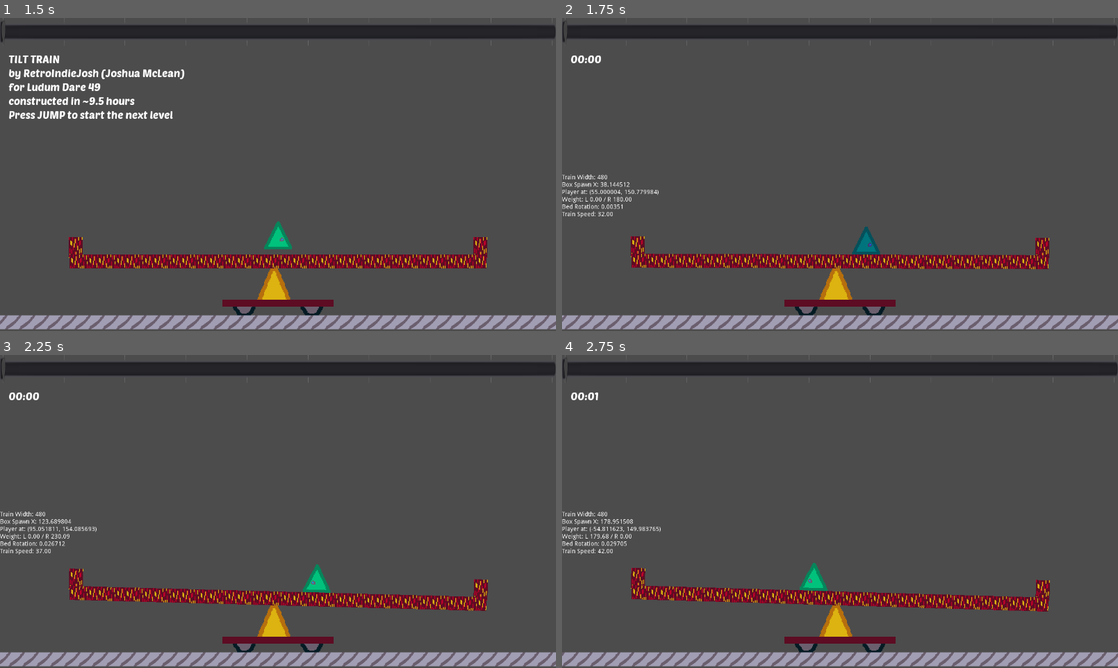
Above: before the commit, frames 1-4 (two rows, left to right).
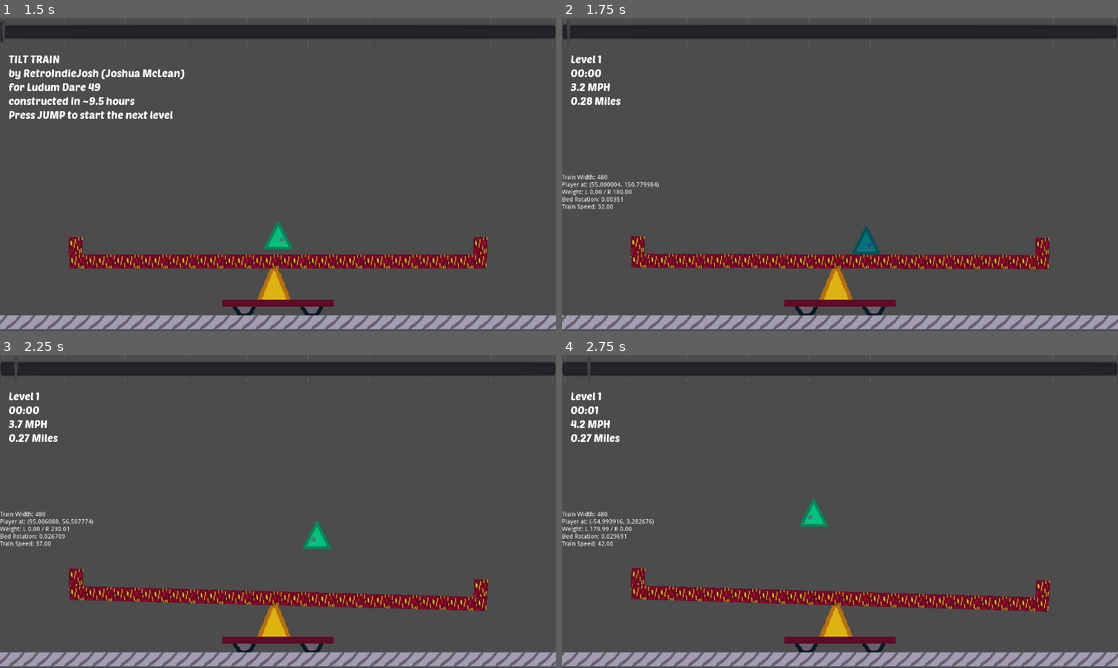
Above: after the commit, the same moments.

Repository: RetroIndieJosh/train-tilt
Game: Godot game, scene res://scenes/Game.tscn
The game is run twice, just before and just after one commit, with the same random seed, the same clock (stepped at 60 frames per second) and the same inputs.
Inputs (mouse positions are in pixels of both pictures, inside the frame that each line leads up to):
- Up to frame 1 (1.5 s): click (528, 77) at 0.5 s; tap Enter at 1.25 s; hold D (right) from 1.28 s (still down); hold Alt (grab) from 1.28 s (still down)
- Up to frame 2 (1.75 s): keep holding D (right); keep holding Alt (grab); tap Space (jump) at 1.52, 1.55 s
- Up to frame 3 (2.25 s): tap Space (jump) at 1.82, 2.1 s; release D (right) at 2.03 s; release Alt (grab) at 2.03 s; hold Left (left) from 2.03 s (still down)
- Up to frame 4 (2.75 s): keep holding Left (left); tap Space (jump) at 2.27, 2.57 s; tap Alt (grab) at 2.3 s

Frame 1 is identical in both runs. In frame 2, 1.1% of the frame differs, in the area x 0-18%, y 0-64%; in frame 3, 1.6%, in the area x 0-60%, y 0-77%; in frame 4, 1.6%.

Commit message:
Music, sounds, cargo delivery

Diff:
--- a/project.godot
+++ b/project.godot
@@ -14,14 +14,26 @@
 "language": "GDScript",
 "path": "res://scripts/Entity.gd"
 }, {
+"base": "Entity",
+"class": "Player",
+"language": "GDScript",
+"path": "res://scripts/Player.gd"
+}, {
 "base": "StaticBody2D",
 "class": "Track",
 "language": "GDScript",
 "path": "res://scripts/Track.gd"
+}, {
+"base": "KinematicBody2D",
+"class": "Train",
+"language": "GDScript",
+"path": "res://scripts/Train.gd"
 } ]
 _global_script_class_icons={
 "Entity": "",
-"Track": ""
+"Player": "",
+"Track": "",
+"Train": ""
 }
 
 [application]
--- a/scenes/Game.tscn
+++ b/scenes/Game.tscn
@@ -14,6 +14,8 @@
 [ext_resource path="res://scripts/Info.gd" type="Script" id=12]
 [ext_resource path="res://fonts/DisplayFont.tres" type="DynamicFont" id=13]
 [ext_resource path="res://art/face-glow.png" type="Texture" id=14]
+[ext_resource path="res://music/train-tilt.ogg" type="AudioStream" id=15]
+[ext_resource path="res://sfx/brake.wav" type="AudioStream" id=16]
 
 [sub_resource type="RectangleShape2D" id=1]
 extents = Vector2( 16.1359, 15.8859 )
@@ -63,6 +65,10 @@
 [node name="Forward Detector" type="RayCast2D" parent="Player"]
 enabled = true
 cast_to = Vector2( 20, 0 )
+
+[node name="Down Detector" type="RayCast2D" parent="Player"]
+enabled = true
+cast_to = Vector2( 0, 20 )
 
 [node name="Up Detector L" type="RayCast2D" parent="Player"]
 enabled = true
@@ -202,4 +208,20 @@
 "_edit_use_anchors_": false
 }
 
+[node name="Music Player" type="AudioStreamPlayer2D" parent="."]
+pause_mode = 2
+stream = ExtResource( 15 )
+autoplay = true
+
+[node name="Sound Player" type="AudioStreamPlayer2D" parent="."]
+pause_mode = 2
+autoplay = true
+
+[node name="Brake Player" type="AudioStreamPlayer2D" parent="."]
+pause_mode = 2
+stream = ExtResource( 16 )
+volume_db = -20.0
+autoplay = true
+stream_paused = true
+
 [connection signal="pressed" from="UI/RIJ" to="Game Manager" method="_on_RIJ_pressed"]
--- a/scripts/Box Generator.gd
+++ b/scripts/Box Generator.gd
@@ -1,7 +1,7 @@
 extends Position2D
 
 export var move_speed = 10
-export var sec_per_box = 5
+export var base_sec_per_box = 5
 
 onready var info = $"../Info"
 onready var game = $".."
@@ -9,13 +9,13 @@
 onready var train = $"../Train Bed"
 
 var elapsed = 0
+var sec_per_box = 0
 var total_elapsed = 0
 
 func _process(delta):
         total_elapsed += delta
         var max_x = train.width * 0.4
         position.x = sin(total_elapsed) * max_x
-        info.set_data("Box Spawn X", position.x)
 
         elapsed += delta
         if elapsed > sec_per_box:
@@ -25,7 +25,15 @@
         if Input.is_action_just_pressed("box"):
                 spawn_box()
 
+func _ready():
+        reset()
+
+func reset():
+        sec_per_box = base_sec_per_box
+
 func spawn_box():
         var new_box = box.instance()
         new_box.position = position
         game.add_child(new_box)
+        sec_per_box *= 0.95
+        info.set_data("Sec Per Box", sec_per_box)
--- a/scripts/Entity.gd
+++ b/scripts/Entity.gd
@@ -15,6 +15,9 @@
 var use_gravity = true
 var velocity = Vector2.ZERO
 
+func _die():
+        queue_free()
+
 func _physics_process(delta):
         if push_time > 0:
                 push_time -= delta
@@ -25,7 +28,11 @@
                         velocity.x = 0
 
         if use_gravity:
-                velocity.y += GRAVITY
+                # double gravity going down
+                if velocity.y < 0:
+                        velocity.y += GRAVITY * 0.5
+                else:
+                        velocity.y += GRAVITY
         else:
                 velocity.y = 0
 
@@ -47,7 +54,7 @@
                 var collision = get_slide_collision(slide_count - 1)
                 var collider = collision.collider
                 if collider is Track:
-                        queue_free()
+                        _die()
 
 func push(direction):
         if direction != push_direction:
--- a/scripts/Game.gd
+++ b/scripts/Game.gd
@@ -1,10 +1,22 @@
 extends Node
 
+const TRACK_LENGTH_MIN = 1000
+const TRACK_LENGTH_SQR_INC = 100
+
 onready var rij_button = $"../UI/RIJ"
+onready var brake_player = $"../Brake Player"
+onready var music_player = $"../Music Player"
+onready var sound_player = $"../Sound Player"
+onready var player = $"../Player"
+onready var track = $"../Track"
 onready var time = $"../Time"
 
+onready var game_over_sound = preload("res://sfx/game-over.wav")
+
+var cargo_delivered = 0
 var elapsed = 0
 var game_over = false
+var level = 0
 var timer_running = false
 
 func _process(delta):
@@ -23,8 +35,10 @@
                         get_tree().quit()
                 elif Input.is_action_just_pressed("pause"):
                         get_tree().paused = false
+                        music_player.stream_paused = false
                 return
         elif Input.is_action_just_pressed("pause"):
+                music_player.stream_paused = true
                 get_tree().paused = true
                 time.text = "PAUSED\n"
                 time.text += "Press ESC or START/PAUSE to return\n"
@@ -33,12 +47,22 @@
         elapsed += delta
         var minutes = int(floor(elapsed / 60.0))
         var seconds = int(floor(elapsed)) % 60
-        time.text = "%02d:%02d" % [minutes, seconds]
+        time.text = "Level %d\n" % level
+        time.text += "%02d:%02d\n" % [minutes, seconds]
+        time.text += "%0.1f MPH\n" % (track.speed / 10)
+        time.text += "%0.2f Miles\n" % ((track.track_length - track.progress_bar.value) / 3600)
 
 func _ready():
         end_level(true)
 
 func end_level(first=false):
+        var cargo = 0
+        for c in $"..".get_children():
+                if c is Entity and not c is Player:
+                        c.queue_free()
+                        cargo += 1
+        cargo_delivered += cargo
+        brake_player.stop()
         timer_running = false
         get_tree().paused = true
         if first:
@@ -47,23 +71,37 @@
                 time.text += "for Ludum Dare 49\n"
                 time.text += "constructed in ~9.5 hours\n"
         else:
-                time.text = "Level complete! Completed in %0.2f sec\n" % elapsed
+                time.text = "Level complete!\n"
+                time.text += "Delivered %d cargo in %0.2f sec\n" % [cargo, elapsed]
+                time.text += "Total cargo delivered: %d\n" % cargo_delivered
         time.text += "Press JUMP to start the next level"
 
-func end_game():
+func end_game(sound=true):
         end_level()
-        time.text = "GAME OVER"
+        time.text = "GAME OVER\n"
         time.text += "Press ESC or START/PAUSE to restart\n"
         time.text += "Press Q or BACK/SELECT/SHARE to quit"
         game_over = true
+        if sound:
+                play_sound(game_over_sound)
 
 func start_level():
+        track.reset(TRACK_LENGTH_MIN + TRACK_LENGTH_SQR_INC * level * level)
+        player.reset()
+        level += 1
         rij_button.visible = false
         elapsed = 0
         timer_running = true
         get_tree().paused = false
+        brake_player.play()
 
 func _on_RIJ_pressed():
         print("open link")
         var _i = OS.shell_open("https://retroindiejosh.itch.io")
         rij_button.visible = false
+
+func play_sound(stream):
+        if sound_player.is_playing():
+                sound_player.stop()
+        sound_player.stream = stream
+        sound_player.play()
--- a/scripts/Player.gd
+++ b/scripts/Player.gd
@@ -1,29 +1,39 @@
 extends Entity
+class_name Player
 
 const COLOR_NORMAL = Color(1, 1, 1)
 const COLOR_HIGHLIGHT = Color(0.6, 0.6, 1)
-const HOLD_HEIGHT = 72
+const HOLD_HEIGHT = 80
 const THROW_SPEED_X = 1000
-const THROW_SPEED_Y = 20
+const THROW_SPEED_Y = 40
 
+export var jump_speed = 300
 export var walk_speed = 100
 
+onready var down_detector = $"Down Detector"
 onready var forward_detector = $"Forward Detector"
+onready var game = $"../Game Manager"
+onready var detect_distance = forward_detector.cast_to.x
 onready var info = $"../Info"
 onready var line = $"../Line"
 onready var sprite = $"Sprite"
 onready var up_detector_left = $"Up Detector L"
 onready var up_detector_right = $"Up Detector R"
 
-onready var detect_distance = forward_detector.cast_to.x
+onready var die_sound = preload("res://sfx/die.wav")
+onready var grab_sound = preload("res://sfx/grab.wav")
+onready var jump_sound = preload("res://sfx/jump.wav")
+onready var throw_sound = preload("res://sfx/throw.wav")
 
 var held_ent: Entity = null
+var prev_held_ent: Entity = null
 
 var can_grab = true
 var facing = 1
 
 func _physics_process(_delta):
         handle_walk()
+        handle_jump()
         update_color()
         handle_forward_collide()
         handle_crush()
@@ -33,6 +43,11 @@
         line.clear_points()
         line.add_point(position)
         line.add_point(position + forward_detector.cast_to)
+
+func _die():
+        game.play_sound(die_sound)
+        game.end_game(false)
+        queue_free()
 
 func forward_collide(target):
         if not target is Entity:
@@ -44,21 +59,26 @@
                 target.push(facing)
 
 func grab(target):
-        if not can_grab:
+        if not can_grab or held_ent != null:
                 return
         held_ent = target
         held_ent.use_gravity = false
         held_ent.get_node("Sprite").modulate = COLOR_HIGHLIGHT
         info.set_data("Last Grab", target.name)
+        game.play_sound(grab_sound)
 
 # when a box falls on the player, grab it
 func handle_crush():
         var crush_right = up_detector_right.is_colliding()
         var crush_left = up_detector_left.is_colliding()
         if crush_left:
-                grab(up_detector_left.get_collider())
+                var col = up_detector_left.get_collider()
+                if col != prev_held_ent:
+                       grab(col)
         elif crush_right:
-                grab(up_detector_right.get_collider())
+                var col = up_detector_right.get_collider()
+                if col != prev_held_ent:
+                       grab(col)
 
 func handle_forward_collide():
         #dbg_draw_detector()
@@ -75,6 +95,12 @@
         if not can_grab and Input.is_action_just_released("grab"):
                 can_grab = true
 
+func handle_jump():
+        if Input.is_action_just_pressed("jump") and down_detector.is_colliding():
+                if down_detector.get_collider() is Train:
+                        velocity.y = -jump_speed
+                game.play_sound(jump_sound)
+
 func handle_walk():
         velocity.x = 0
         if Input.is_action_pressed("left"):
@@ -88,14 +114,21 @@
                 forward_detector.cast_to.x = detect_distance
                 facing = 1
 
+func reset():
+        held_ent = null
+        prev_held_ent = null
+        can_grab = true
+
 func throw():
         held_ent.use_gravity = true
         held_ent.velocity.x = facing * THROW_SPEED_X
         held_ent.velocity.y = -THROW_SPEED_Y
         held_ent.slide_prevention = false
         held_ent.get_node("Sprite").modulate = COLOR_NORMAL
+        prev_held_ent = held_ent
         held_ent = null
         can_grab = false
+        game.play_sound(throw_sound)
 
 func update_color():
         if Input.is_action_pressed("grab"):
--- a/scripts/Track.gd
+++ b/scripts/Track.gd
@@ -3,8 +3,8 @@
 
 const SPEED_MIN = 30
 const SPEED_MAX = 1000
-const ACCEL_SPEED = 10
-const BRAKE_SPEED = 15
+const ACCEL_SPEED = 10.0
+const BRAKE_SPEED = 15.0
 
 export var track_length = 50000
 
@@ -12,12 +12,10 @@
 onready var info = $"../Info"
 onready var progress_bar = $"../UI/Progress"
 onready var screen_width = get_viewport().size.x
-onready var speed = SPEED_MIN
 
-var brake_speed = 0
-
-func _ready():
-        progress_bar.max_value = track_length
+var brake_speed: float
+var is_braking = false
+var speed: float
 
 func _physics_process(delta):
         speed += delta * ACCEL_SPEED
@@ -39,3 +37,14 @@
 func brake(delta):
         brake_speed += BRAKE_SPEED * delta
         speed -= brake_speed * delta
+        info.set_data("Brake Speed", "%.2f" % brake_speed)
+
+func reset(length):
+        reset_brake()
+        progress_bar.value = 0
+        speed = SPEED_MIN
+        track_length = length
+        progress_bar.max_value = track_length
+
+func reset_brake():
+        brake_speed = 0
--- a/scripts/Train.gd
+++ b/scripts/Train.gd
@@ -1,4 +1,5 @@
 extends KinematicBody2D
+class_name Train
 
 enum Side { LEFT, RIGHT }
 
@@ -9,6 +10,7 @@
 
 export var allow_tilt = true
 
+onready var brake_player = $"../Brake Player"
 onready var info = $"../Info"
 onready var track = $"../Track"
 onready var player = $"../Player"
@@ -36,9 +38,15 @@
         var total_weight = weight_right - weight_left
         rotation += ROT_SPEED * delta * total_weight
         if rotation < MIN_ROT || rotation > MAX_ROT:
+                print("brake")
+                brake_player.stream_paused = false
                 track.brake(delta)
+        else:
+                print("reset brakes")
+                track.reset_brake()
+                brake_player.stream_paused = true
         rotation = clamp(rotation, MIN_ROT, MAX_ROT)
-        player.rotation = rotation
+        #player.rotation = rotation
 
         info.set_data("Bed Rotation", rotation)
 
Not shown, added: music/train-tilt.ogg.import
Not shown: 1 places in scenes/Game.tscn that only renumber resources
Not shown, added: sfx/box-break.wav.import
Not shown, added: sfx/brake.wav.import
Not shown, added: sfx/die.wav.import
Not shown, added: sfx/game-over.wav.import
Not shown, added: sfx/grab.wav.import
Not shown, added: sfx/throw.wav.import
Not shown, changed: README.md
Not shown, changed: TODO.md
Not shown, added: music/train-tilt.ogg
Not shown, added: sfx/box-break.wav
(and 6 more such lines)
